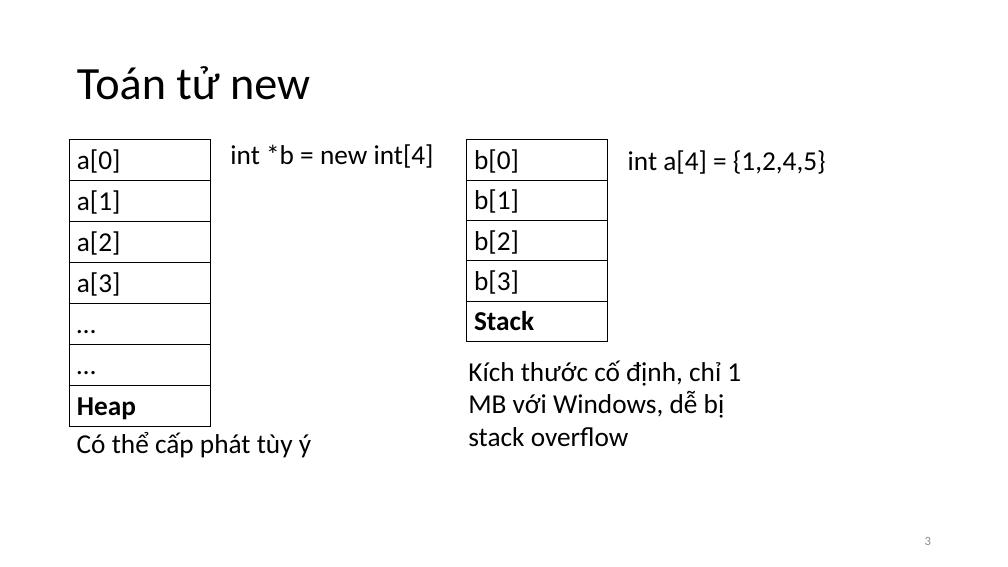
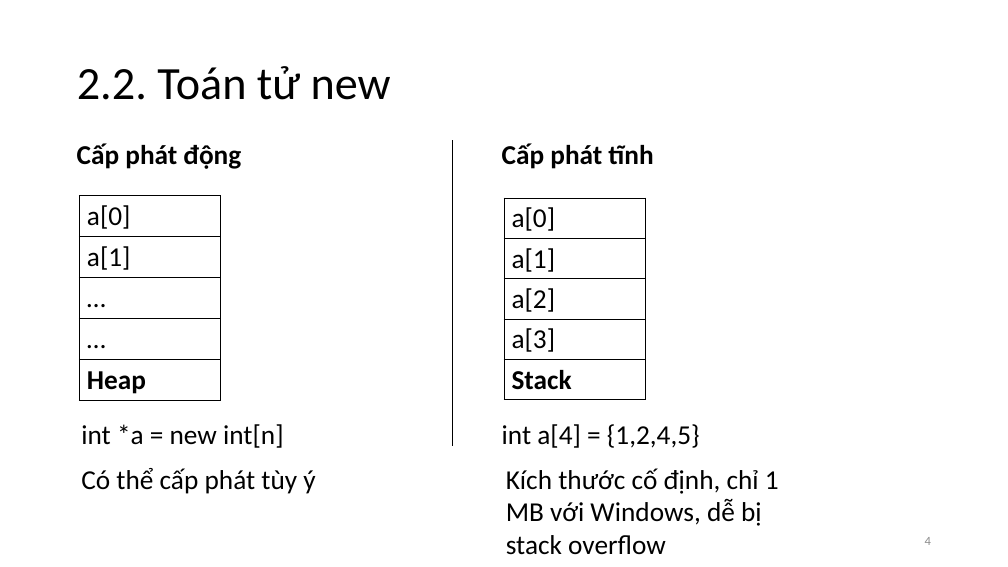
Before and after one commit to vutuanhai237/CourseMaterials, a slide deck: slide 4 of IT002-OOP/Slide thực hành/Lab 2. BasicOOP.pptx (slide 3 before the commit). Drawn at 1008x567 pixels with LibreOffice and Linux fonts; fonts in the diff are those of the drawing. Boxes give left, top, right and bottom in pixels: in the first picture for what was removed or moved away, otherwise in the second. Text is boxed around its words. In the diff, an @@ line names an element or a change of style, - is before the commit and + after.

Commit message:
Update slides oop

```diff
--- a/IT002-OOP/Slide thực hành/Lab 2. BasicOOP.pptx
+++ b/IT002-OOP/Slide thực hành/Lab 2. BasicOOP.pptx
@@ title at box(77, 66, 391, 100): text changed @@
-Toán tử new
+2.2. Toán tử new
@@ text added at box(77, 143, 241, 169), 26 pt, text #000000, bold @@
+Cấp phát động
@@ line added from (452, 445) to (452, 140), #000000 0.5 pt @@
@@ text added at box(502, 143, 653, 169), 26 pt, text #000000, bold @@
+Cấp phát tĩnh
@@ table at box(79, 196, 221, 398) @@
-row 3: a[2]
-row 4: a[3]
@@ table: place and size @@
-table at box(70, 140, 211, 424)
+table at box(79, 196, 221, 398)
@@ table at box(504, 198, 646, 400) @@
-row 1, column 1: b[0]
+row 1, column 1: a[0]
-row 2, column 1: b[1]
+row 2, column 1: a[1]
-row 3, column 1: b[2]
+row 3, column 1: a[2]
-row 4, column 1: b[3]
+row 4, column 1: a[3]
@@ table: place and size @@
-table at box(467, 140, 608, 342)
+table at box(504, 198, 646, 400)
@@ text "int a[4] = {1,2,4,5}": place and size @@
-text "int a[4] = {1,2,4,5}" at box(628, 150, 826, 174)
+text "int a[4] = {1,2,4,5}" at box(502, 424, 700, 448)
@@ text at box(81, 424, 284, 448): text changed @@
-int *b = new int[4]
+int *a = new int[n]
@@ text "Có thể cấp phát tùy ...": place and size @@
-text "Có thể cấp phát tùy ..." at box(77, 432, 311, 458)
+text "Có thể cấp phát tùy ..." at box(81, 468, 315, 494)
@@ text "Kích thước cố định, chỉ ...": place and size @@
-text "Kích thước cố định, chỉ ..." at box(468, 360, 741, 447)
+text "Kích thước cố định, chỉ ..." at box(506, 468, 779, 555)
@@ page number at box(925, 537, 931, 545): text changed @@
-3
+4
```
Also in this commit, not shown: 6 other slides changed, 3 slides added, 36 other files.
